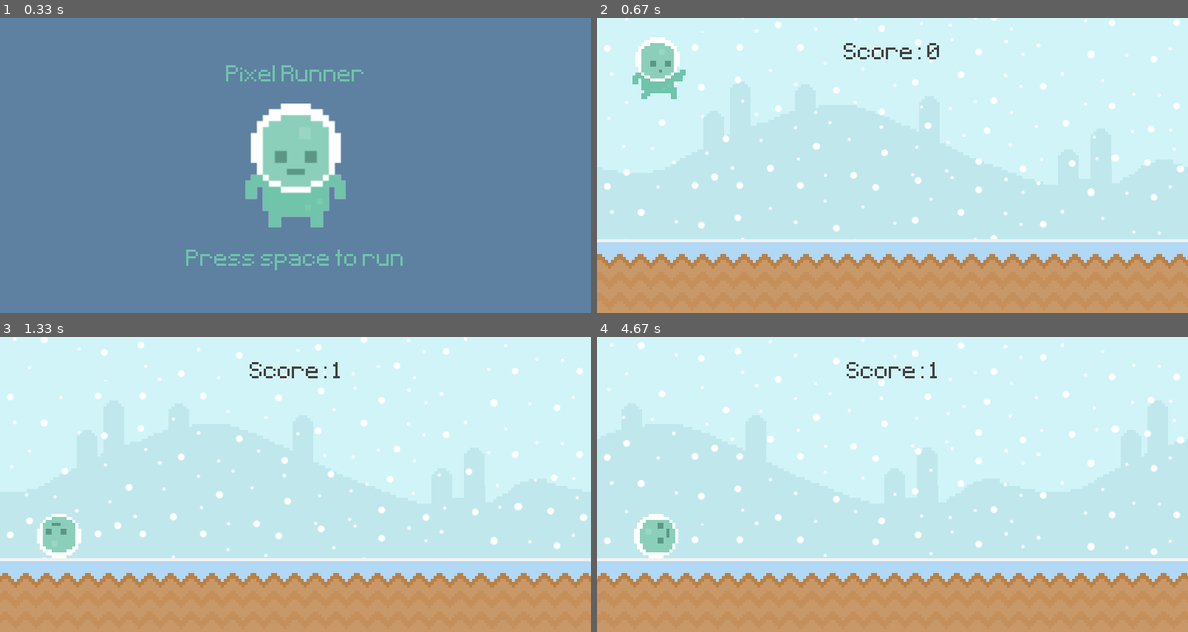
Above: before the commit, frames 1-4 (two rows, left to right).
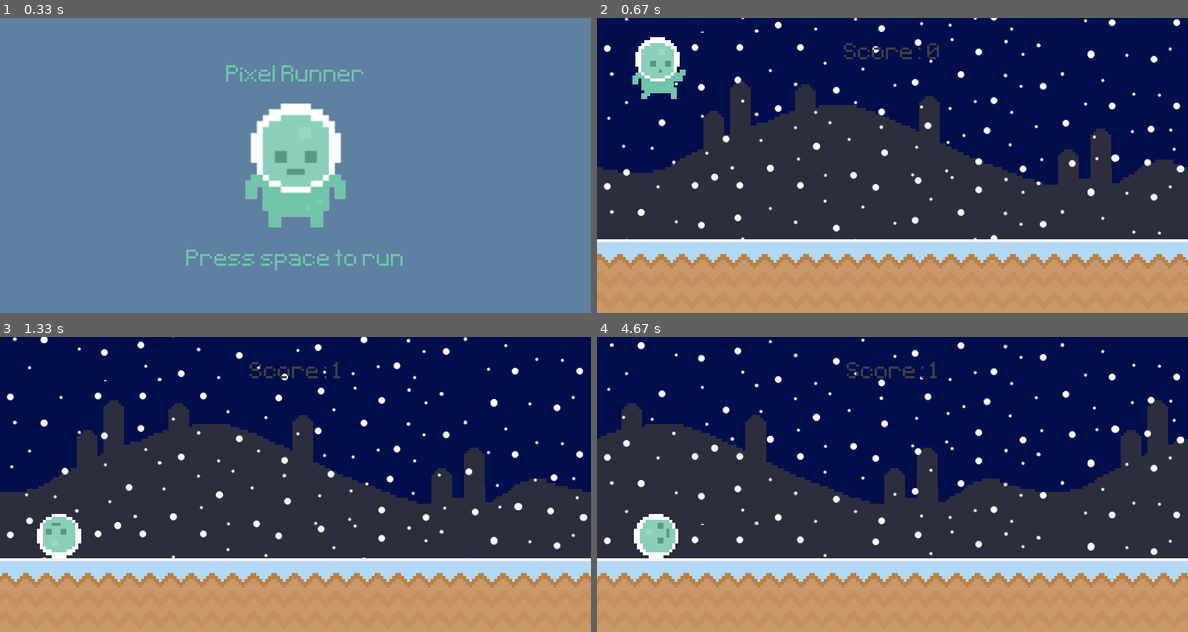
Above: after the commit, the same moments.

Repository: clear-code-projects/UltimatePygameIntro
Game: pygame game, started from runner_class only.py
The game is run twice, just before and just after one commit, with the same random seed, the same clock (stepped at 60 frames per second) and the same inputs.
Inputs:
- Up to frame 1 (0.33 s): no input
- Up to frame 2 (0.67 s): tap Space at 0.33 s
- Up to frame 3 (1.33 s): hold Down from 1.17 s (still down)
- Up to frame 4 (4.67 s): release Down at 1.63 s; hold Down 1.67-2.03 s; tap Space at 1.73, 2.13, 2.47, 3.2, 3.58, 3.8, 3.92, 4.13, 4.32, 4.53, 4.65 s; hold Down 2.07-2.37 s; hold Down 2.4-2.77 s; hold Down 3.13-3.5 s; hold Down 3.53-3.83 s; hold Down 3.87-4.23 s; hold Down 4.27-4.57 s; hold Down from 4.6 s (still down)

Frame 1 is identical in both runs. In frame 2, 72% of the frame differs, in the area x 0-100%, y 0-75%; in frame 3, 73%; in frame 4, 73%.

Commit message:
Changed the sky for more contrast

Diff:
--- a/runner_class only.py
+++ b/runner_class only.py
@@ -144,14 +144,12 @@
 ground_surface_2 = pygame.image.load('graphics/infiniteSnowGround.png').convert()
 ground_surf_rect_1 = ground_surface_1.get_rect(topleft = (0,300))
 ground_surf_rect_2 = ground_surface_2.get_rect(topleft = (786,300))
-
 ### SKY
 # sky_surface = pygame.image.load('graphics/Sky.png').convert()
-sky_surface_1 = pygame.image.load('graphics/infiniteSky.png').convert()
-sky_surface_2 = pygame.image.load('graphics/infiniteSky.png').convert()
+sky_surface_1 = pygame.image.load('graphics/infiniteNightSky.png').convert()
+sky_surface_2 = pygame.image.load('graphics/infiniteNightSky.png').convert()
 sky_surf_rect_1 = sky_surface_1.get_rect(left = 0)
 sky_surf_rect_2 = sky_surface_2.get_rect(left = 800)
-
 ### SNOW (Optional)
 snow_surface_1 = pygame.image.load('graphics/snow.png').convert_alpha()
 snow_surface_2 = pygame.image.load('graphics/snow.png').convert_alpha()
Binary file added: graphics/infiniteNightSky.png
